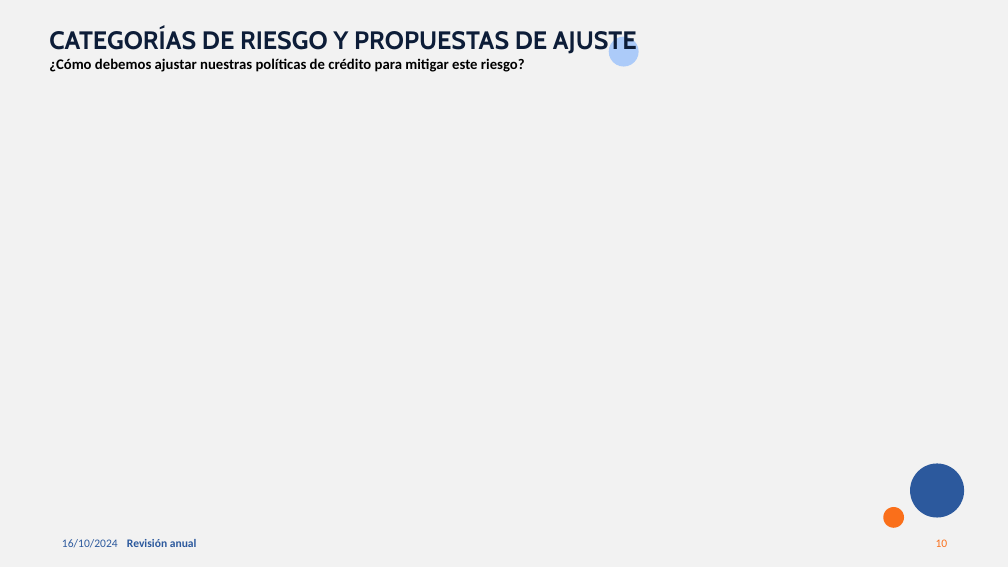
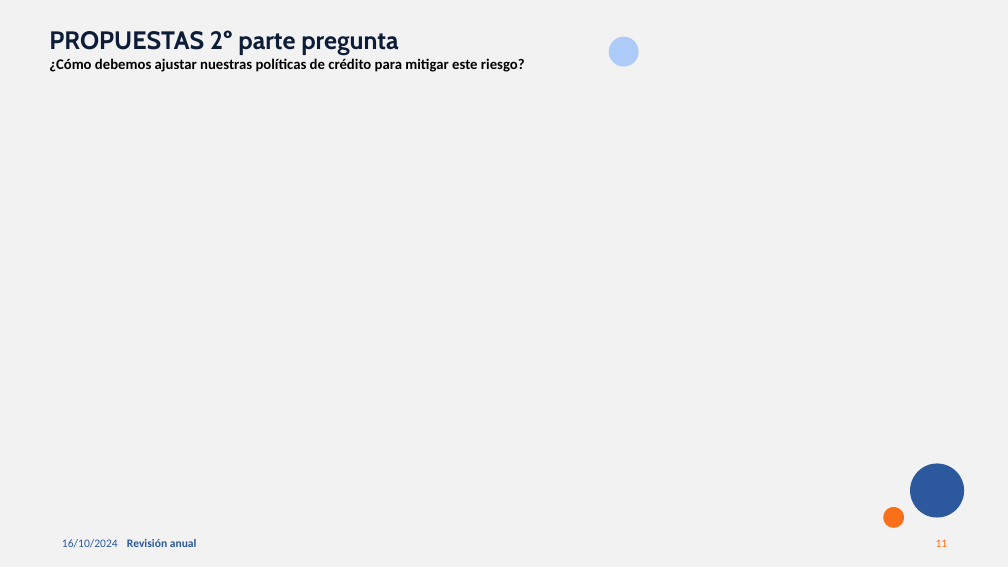
Before and after one commit to MarinaTorba/PersonalDataProrjects, a slide deck: slide 11 of Equip_B/results/S2_Presentacion_Finanzas.pptx (slide 10 before the commit). Drawn at 1008x567 pixels with LibreOffice and Linux fonts; fonts in the diff are those of the drawing. Boxes give left, top, right and bottom in pixels: in the first picture for what was removed or moved away, otherwise in the second. Text is boxed around its words. In the diff, an @@ line names an element or a change of style, - is before the commit and + after.

```diff
--- a/Equip_B/results/S2_Presentacion_Finanzas.pptx
+++ b/Equip_B/results/S2_Presentacion_Finanzas.pptx
@@ text at box(49, 30, 398, 55): text changed @@
-CATEGORÍAS DE RIESGO Y PROPUESTAS DE AJUSTE
+PROPUESTAS 2º parte pregunta
@@ page number at box(936, 539, 948, 547): text changed @@
-10
+11
```
Also in this commit, not shown: 3 other slides changed, 2 slides added, 1 slide removed.
